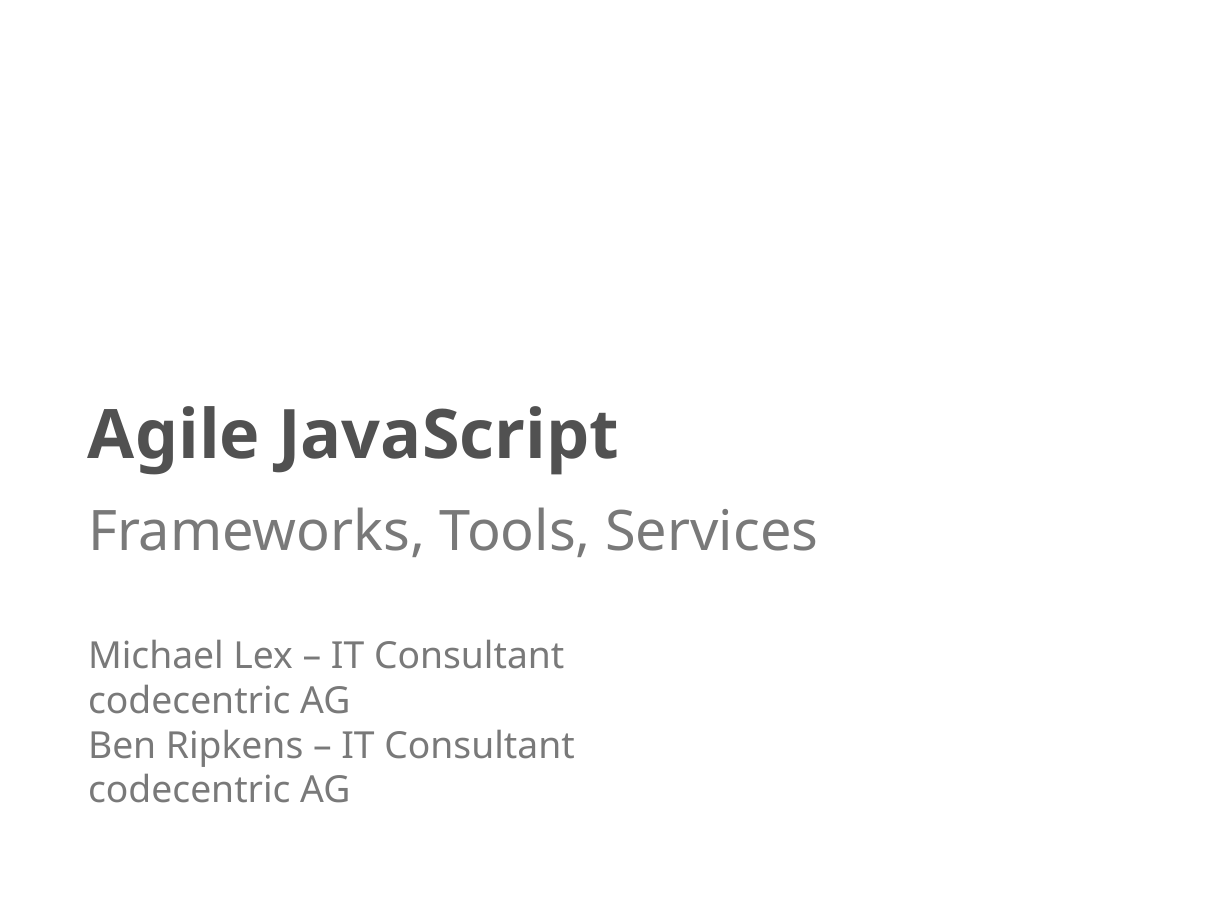
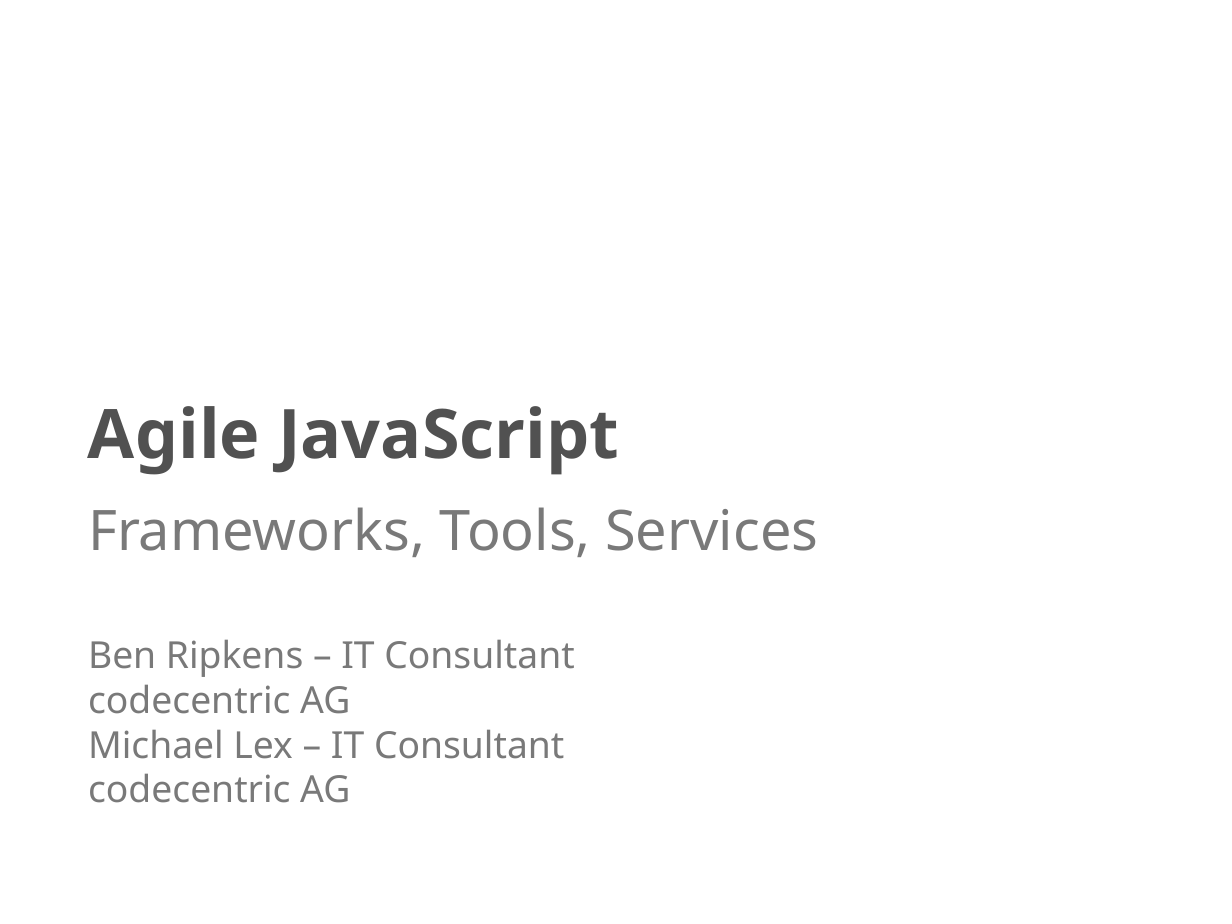
Before and after one commit to codecentric/movie-database-node, a slide deck: slide 2 of frameworks-tools-services-slides/agile-javascript-frameworks-tools-services.odp. Drawn at 1232x924 pixels with LibreOffice and Linux fonts; fonts in the diff are those of the drawing. Boxes give left, top, right and bottom in pixels: in the first picture for what was removed or moved away, otherwise in the second. Text is boxed around its words. In the diff, an @@ line names an element or a change of style, - is before the commit and + after.

Commit message:
doc(slides): Update frameworks-tools-services slides.

```diff
--- a/frameworks-tools-services-slides/agile-javascript-frameworks-tools-services.odp
+++ b/frameworks-tools-services-slides/agile-javascript-frameworks-tools-services.odp
@@ title at <box>88,639,574,803</box>: text changed @@
-Michael Lex – IT Consultant
-codecentric AG
-Ben Ripkens – IT Consultant
-codecentric AG
+Ben Ripkens – IT Consultant
+codecentric AG
+Michael Lex – IT Consultant
+codecentric AG
```
Also in this commit, not shown: 9 other slides changed, 1 slide added, 1 other file.
